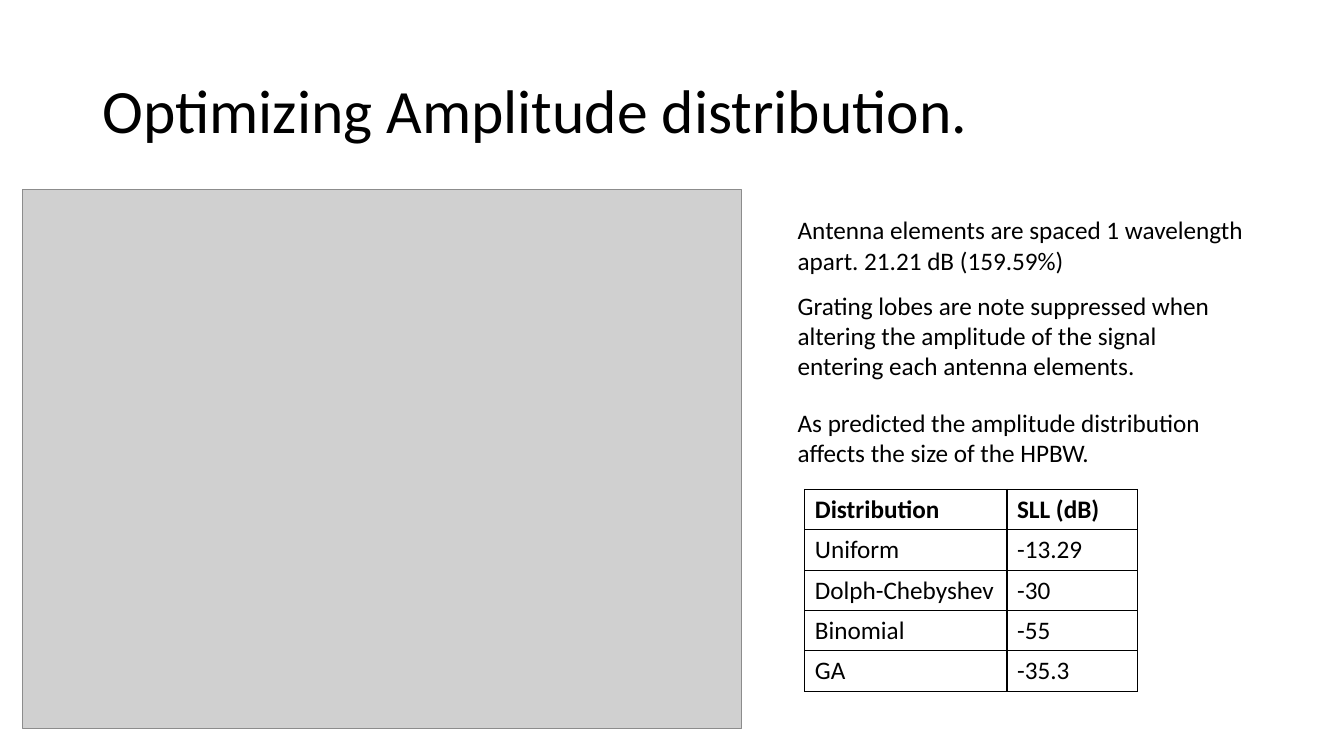
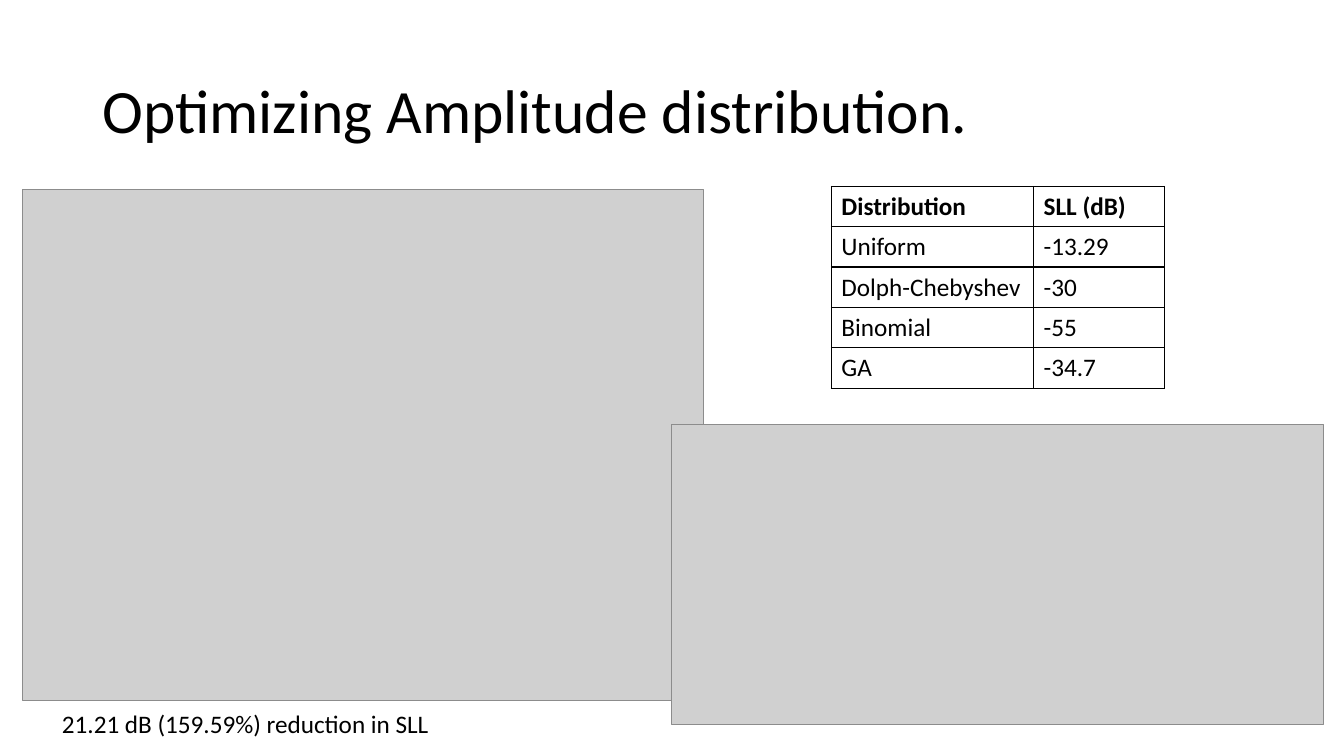
Before and after one commit to WaltDeyzel/thesis-2021, a slide deck: slide 18 of Oral presentation/Grating Lobes.pptx. Drawn at 1344x756 pixels with LibreOffice and Linux fonts; fonts in the diff are those of the drawing; grey boxes stand for pictures. Boxes give left, top, right and bottom in pixels: in the first picture for what was removed or moved away, otherwise in the second. Text is boxed around its words. In the diff, an @@ line names an element or a change of style, - is before the commit and + after.

```diff
--- a/Oral presentation/Grating Lobes.pptx
+++ b/Oral presentation/Grating Lobes.pptx
@@ picture: place and size @@
-picture at (23, 190, 742, 729)
+picture at (23, 190, 704, 700)
@@ table at (832, 187, 1166, 388) @@
-row 5, column 2: -35.3
+row 5, column 2: -34.7
@@ table: place and size @@
-table at (805, 490, 1138, 692)
+table at (832, 187, 1166, 388)
@@ text removed at (798, 297, 1209, 380) @@
-Grating lobes are note suppressed when altering the amplitude of the signal entering each antenna elements.
@@ text removed at (798, 414, 1200, 463) @@
-As predicted the amplitude distribution affects the size of the HPBW.
@@ picture added at (673, 424, 1325, 724) @@
@@ text at (62, 714, 429, 737): text changed @@
-Antenna elements are spaced 1 wavelength apart. 21.21 dB (159.59%)
+21.21 dB (159.59%) reduction in SLL
```
Also in this commit, not shown: 11 other slides changed, 5 other files.
